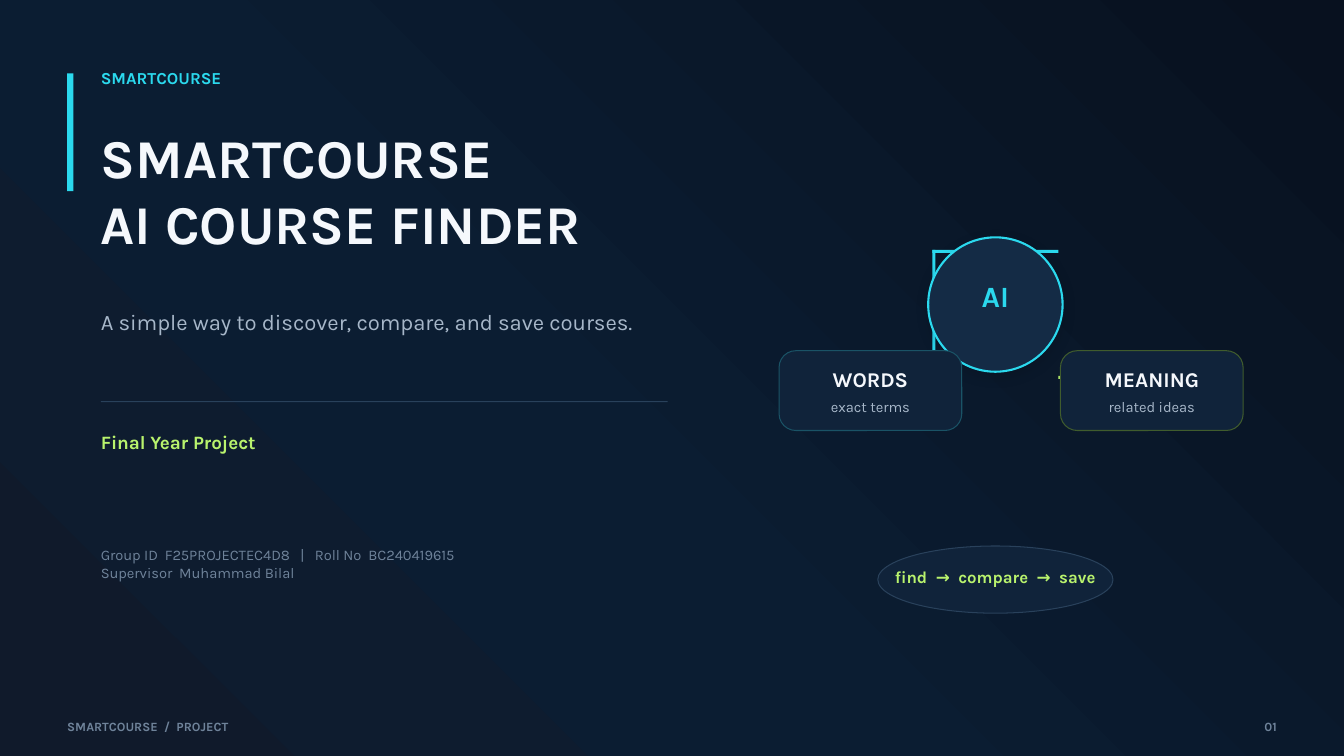
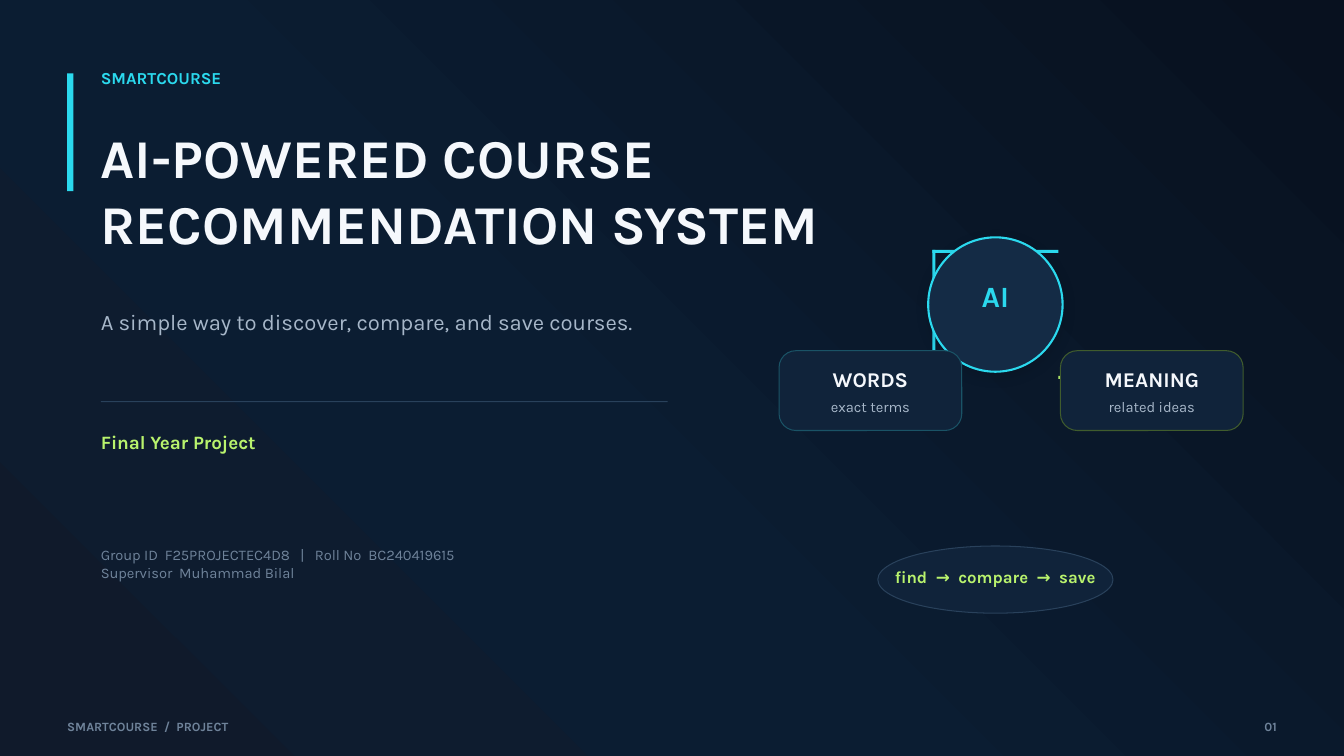
Before and after one commit to nicefellow1234/smartcourse-ai-app, a slide deck: slide 1 of project-documents/SmartCourse_Project_Presentation_Simple.pptx. Drawn at 1344x756 pixels with LibreOffice and Linux fonts; fonts in the diff are those of the drawing. Boxes give left, top, right and bottom in pixels: in the first picture for what was removed or moved away, otherwise in the second. Text is boxed around its words. In the diff, an @@ line names an element or a change of style, - is before the commit and + after.

```diff
--- a/project-documents/SmartCourse_Project_Presentation_Simple.pptx
+++ b/project-documents/SmartCourse_Project_Presentation_Simple.pptx
@@ text at (x1=101, y1=142, x2=818, y2=245): text changed @@
-SMARTCOURSE
-AI COURSE FINDER
+AI-POWERED COURSE
+RECOMMENDATION SYSTEM
```
